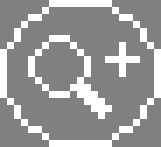
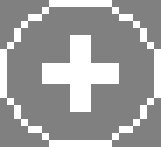
Layered file, before and after one edit (161×147). Changes by layer:
hid "New Layer#6", painted on it over [28, 35, 140, 119]
added layer "New Layer#10" above "New Layer#9" over [42, 63, 119, 84]
added layer "New Layer#9" above "New Layer#7" over [70, 35, 91, 112]
